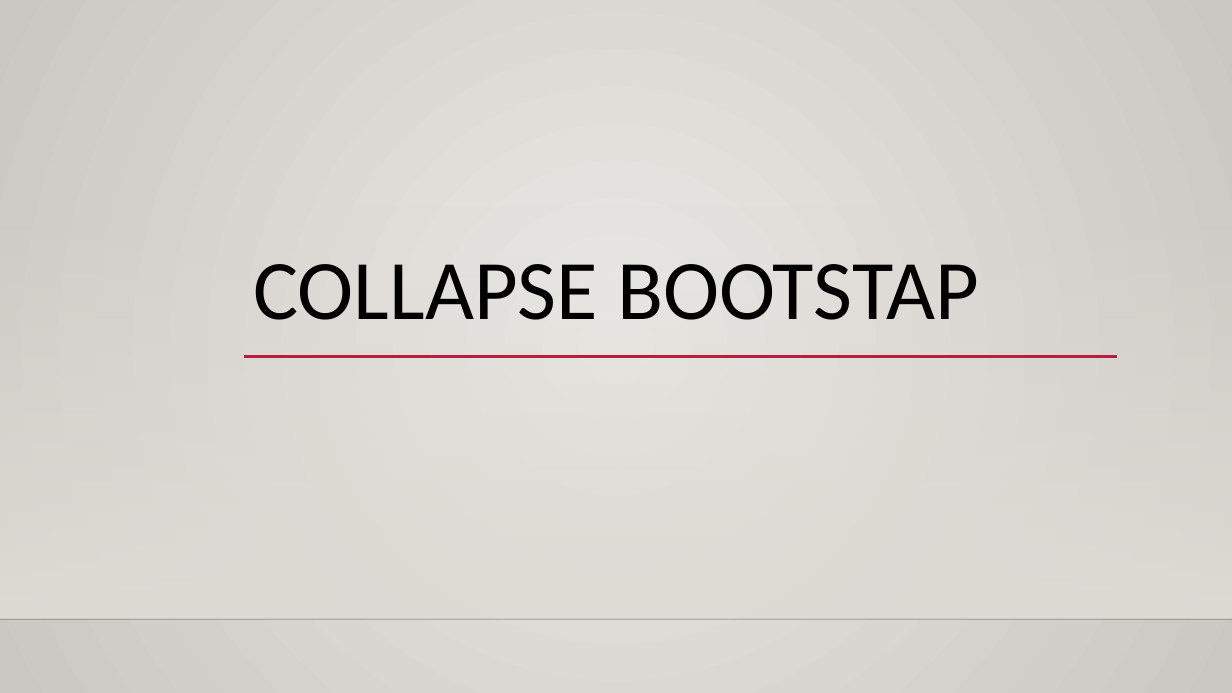
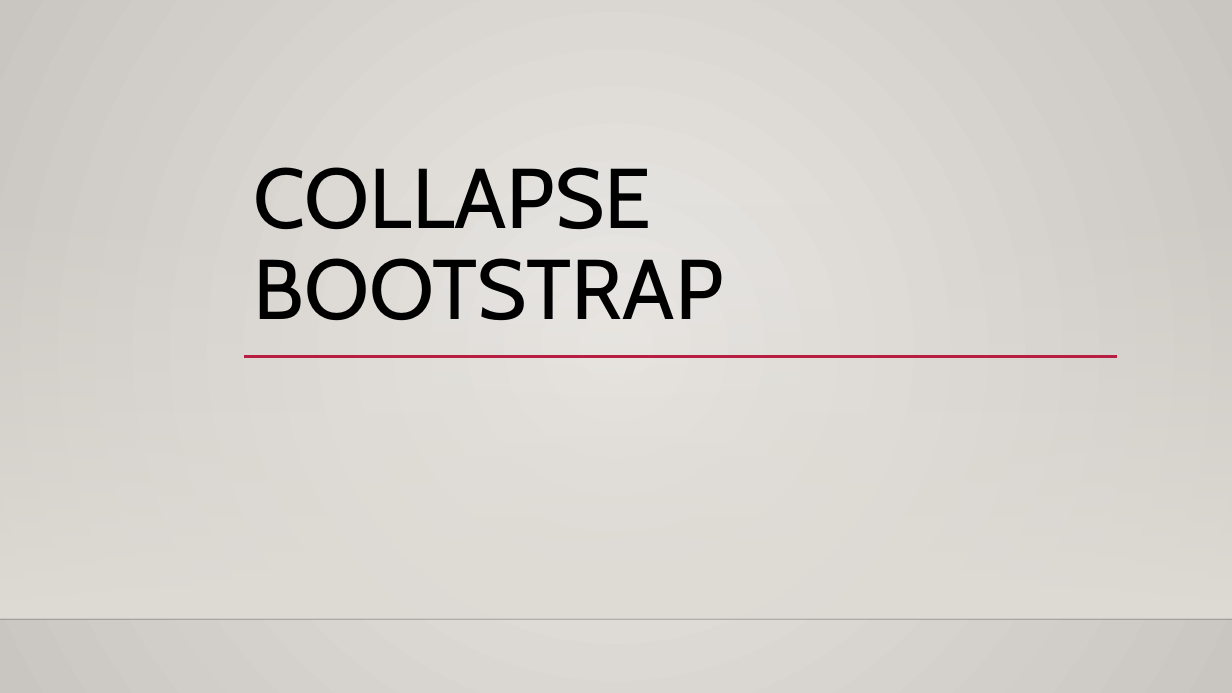
Before and after one commit to Javi9801/DIWEB, a slide deck: slide 1 of Exposicion/Collapse.pptx. Drawn at 1232x693 pixels with LibreOffice and Linux fonts; fonts in the diff are those of the drawing; background and template pictures are left out. Boxes give left, top, right and bottom in pixels: in the first picture for what was removed or moved away, otherwise in the second. Text is boxed around its words. In the diff, an @@ line names an element or a change of style, - is before the commit and + after.

Commit message:
24/01/2022

```diff
--- a/Exposicion/Collapse.pptx
+++ b/Exposicion/Collapse.pptx
@@ background gradient #ECEAE7 to #CAC7C1 to gradient #EBE9E6 to #C9C5C0 @@
@@ title at <box>254,167,724,321</box>: text changed; font Calibri to Cabin @@
-COLLAPSE BOOTSTAP
+COLLAPSE BOOTSTRAP
```
Also in this commit, not shown: 3 other slides changed, 1 slide removed.
